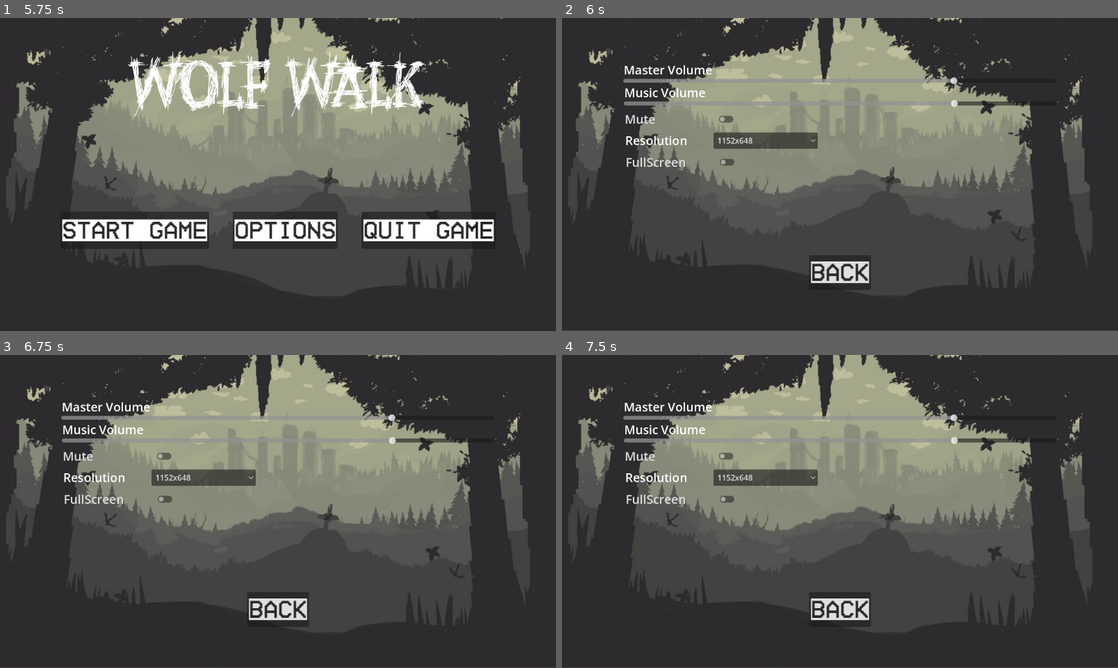
Above: before the commit, frames 1-4 (two rows, left to right).
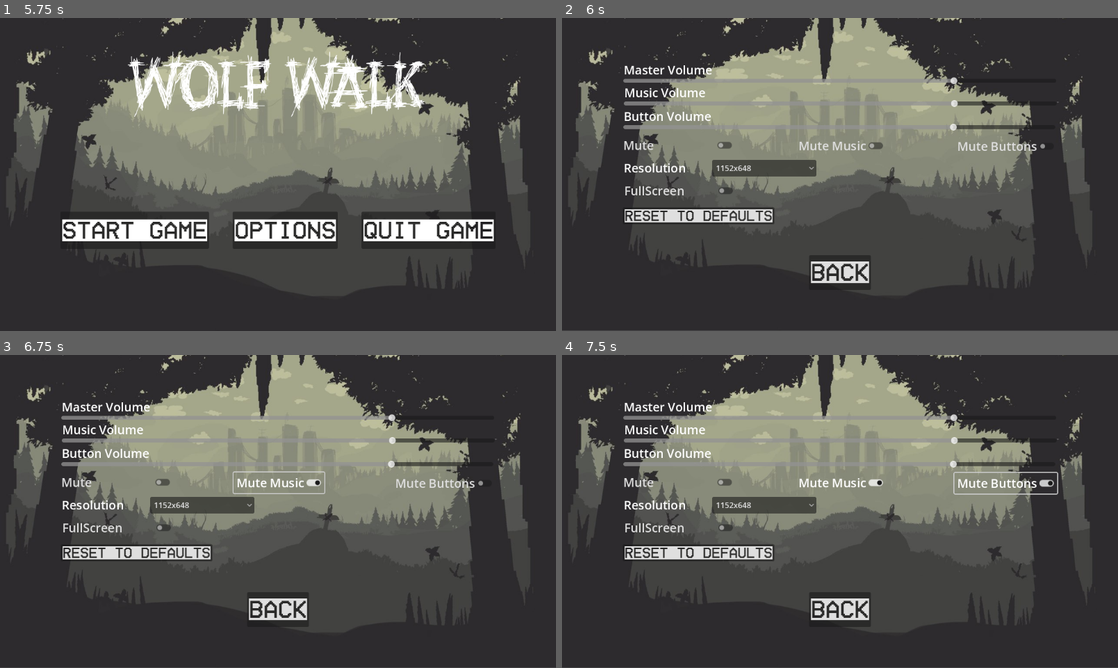
Above: after the commit, the same moments.

Repository: Webby1015/wolf-walk
Game: Godot game, scene res://Scenes/SplashScreenManager.tscn
The game is run twice, just before and just after one commit, with the same random seed, the same clock (stepped at 60 frames per second) and the same inputs.
Inputs (mouse positions are in pixels of both pictures, inside the frame that each line leads up to):
- Up to frame 1 (5.75 s): tap Enter at 0.5, 3.5 s; move the mouse to (400, 158) at 0.52 s; move the mouse to (166, 190) at 1.27 s; move the mouse to (333, 105) at 2.02 s; tap Space at 2.75 s; move the mouse to (250, 237) at 2.77 s; move the mouse to (444, 221) at 3.52 s; move the mouse to (111, 127) at 4.27 s; move the mouse to (305, 174) at 5.02 s
- Up to frame 2 (6 s): click "Options" at 5.75 s
- Up to frame 3 (6.75 s): click (278, 483) at 6.5 s, where only the run after the commit has a clickable "Mute Music"
- Up to frame 4 (7.5 s): click (1006, 483) at 7.25 s, where only the run after the commit has a clickable "Mute Buttons"

Frame 1 is identical in both runs. In frame 2, 4.6% of the frame differs, in the area x 11-87%, y 30-66%; in frame 3, 4.7%; in frame 4, 4.8%, in the area x 11-90%, y 30-66%.

Commit message:
did some code restructuring

Diff:
--- /dev/null
+++ b/Scenes/GameManager.tscn
@@ -0,0 +1,18 @@
+[gd_scene load_steps=4 format=3 uid="uid://mhurg5jy7utk"]
+
+[ext_resource type="Script" uid="uid://dupsh64fd1hx2" path="res://Scripts/game_manager.gd" id="1_m2tc1"]
+[ext_resource type="Script" uid="uid://byacqn2eftn6t" path="res://Scripts/Game Manager/navigation.gd" id="2_bwyv8"]
+[ext_resource type="Script" uid="uid://bfkqy8dw13q0m" path="res://Scripts/Game Manager/sounds.gd" id="3_7cxpe"]
+
+[node name="main" type="Node"]
+script = ExtResource("1_m2tc1")
+
+[node name="navigation" type="Node" parent="."]
+script = ExtResource("2_bwyv8")
+
+[node name="sounds" type="Node" parent="."]
+script = ExtResource("3_7cxpe")
+
+[node name="hover soound" type="AudioStreamPlayer" parent="sounds"]
+
+[node name="background track" type="AudioStreamPlayer" parent="sounds"]
--- a/Scenes/LevelSelection.tscn
+++ b/Scenes/LevelSelection.tscn
@@ -1,9 +1,8 @@
-[gd_scene load_steps=6 format=3 uid="uid://ss4td8hfgmwy"]
+[gd_scene load_steps=5 format=3 uid="uid://ss4td8hfgmwy"]
 
 [ext_resource type="Script" uid="uid://ddgcpysvqrnsg" path="res://Scripts/level_selection.gd" id="1_4sppe"]
 [ext_resource type="Texture2D" uid="uid://cydnohtkyqag0" path="res://Assets/Level-background/Main_menu.jpg" id="1_uu1jp"]
 [ext_resource type="FontFile" uid="uid://kb47qdt1kowx" path="res://Assets/Fonts/HomeVideoBold-R90Dv.ttf" id="2_68pxg"]
-[ext_resource type="AudioStream" uid="uid://c1bgbg5vdvhd8" path="res://Assets/Sounds/hoverOver.mp3" id="4_o87qn"]
 
 [sub_resource type="StyleBoxTexture" id="StyleBoxTexture_68pxg"]
 texture = ExtResource("1_uu1jp")
@@ -43,8 +42,5 @@
 theme_override_font_sizes/font_size = 50
 text = "back"
 
-[node name="HoverSound" type="AudioStreamPlayer" parent="."]
-stream = ExtResource("4_o87qn")
-
 [connection signal="mouse_entered" from="back" to="." method="_on_back_mouse_entered"]
 [connection signal="pressed" from="back" to="." method="_on_back_pressed"]
--- a/Scenes/MainMenu.tscn
+++ b/Scenes/MainMenu.tscn
@@ -1,10 +1,9 @@
-[gd_scene load_steps=8 format=3 uid="uid://bo243xsagt5mp"]
+[gd_scene load_steps=7 format=3 uid="uid://bo243xsagt5mp"]
 
 [ext_resource type="Script" uid="uid://b05xex5jnvbp0" path="res://Scripts/main_menu.gd" id="1_ghw46"]
 [ext_resource type="Texture2D" uid="uid://cydnohtkyqag0" path="res://Assets/Level-background/Main_menu.jpg" id="1_tt5f1"]
 [ext_resource type="FontFile" uid="uid://dd6o246n81vep" path="res://Assets/Fonts/SuperRugged-4nBy9.ttf" id="2_853f1"]
 [ext_resource type="FontFile" uid="uid://kb47qdt1kowx" path="res://Assets/Fonts/HomeVideoBold-R90Dv.ttf" id="3_8saeu"]
-[ext_resource type="AudioStream" uid="uid://c1bgbg5vdvhd8" path="res://Assets/Sounds/hoverOver.mp3" id="5_df05h"]
 
 [sub_resource type="StyleBoxTexture" id="StyleBoxTexture_853f1"]
 texture = ExtResource("1_tt5f1")
@@ -85,9 +84,6 @@
 theme_override_styles/focus = SubResource("StyleBoxEmpty_8saeu")
 text = "Quit Game"
 
-[node name="HoverSound" type="AudioStreamPlayer" parent="."]
-stream = ExtResource("5_df05h")
-
 [connection signal="mouse_entered" from="HBoxContainer/StartButton" to="." method="_on_start_mouse_entered"]
 [connection signal="pressed" from="HBoxContainer/StartButton" to="." method="_on_start_pressed"]
 [connection signal="mouse_entered" from="HBoxContainer/OptionsButton" to="." method="_on_options_mouse_entered"]
--- a/Scenes/Options.tscn
+++ b/Scenes/Options.tscn
@@ -3,7 +3,6 @@
 [ext_resource type="Script" uid="uid://vot3tmfadcni" path="res://Scripts/options.gd" id="1_5hy3q"]
 [ext_resource type="Texture2D" uid="uid://cydnohtkyqag0" path="res://Assets/Level-background/Main_menu.jpg" id="1_qqnya"]
 [ext_resource type="FontFile" uid="uid://kb47qdt1kowx" path="res://Assets/Fonts/HomeVideoBold-R90Dv.ttf" id="2_hg628"]
-[ext_resource type="AudioStream" uid="uid://c1bgbg5vdvhd8" path="res://Assets/Sounds/hoverOver.mp3" id="4_cbhj7"]
 
 [sub_resource type="StyleBoxTexture" id="StyleBoxTexture_hg628"]
 texture = ExtResource("1_qqnya")
@@ -11,6 +10,8 @@
 [sub_resource type="StyleBoxEmpty" id="StyleBoxEmpty_cbhj7"]
 
 [sub_resource type="StyleBoxEmpty" id="StyleBoxEmpty_q4at1"]
+
+[sub_resource type="StyleBoxEmpty" id="StyleBoxEmpty_5hy3q"]
 
 [node name="Control" type="Control"]
 layout_mode = 3
@@ -32,6 +33,22 @@
 grow_vertical = 2
 theme_override_styles/panel = SubResource("StyleBoxTexture_hg628")
 
+[node name="Master Volume Label" type="Label" parent="Panel"]
+layout_mode = 1
+anchors_preset = 8
+anchor_left = 0.5
+anchor_top = 0.5
+anchor_right = 0.5
+anchor_bottom = 0.5
+offset_left = -448.0
+offset_top = -233.0
+offset_right = -265.0
+offset_bottom = -198.0
+grow_horizontal = 2
+grow_vertical = 2
+theme_override_font_sizes/font_size = 25
+text = "Master Volume"
+
 [node name="Master Volume" type="HSlider" parent="Panel"]
 layout_mode = 1
 anchors_preset = 8
@@ -48,38 +65,6 @@
 min_value = -80.0
 max_value = 24.0
 
-[node name="Master Volume Label" type="Label" parent="Panel"]
-layout_mode = 1
-anchors_preset = 8
-anchor_left = 0.5
-anchor_top = 0.5
-anchor_right = 0.5
-anchor_bottom = 0.5
-offset_left = -448.0
-offset_top = -233.0
-offset_right = -265.0
-offset_bottom = -198.0
-grow_horizontal = 2
-grow_vertical = 2
-theme_override_font_sizes/font_size = 25
-text = "Master Volume"
-
-[node name="Music Volume" type="HSlider" parent="Panel"]
-layout_mode = 1
-anchors_preset = 8
-anchor_left = 0.5
-anchor_top = 0.5
-anchor_right = 0.5
-anchor_bottom = 0.5
-offset_left = -448.0
-offset_top = -154.0
-offset_right = 449.0
-offset_bottom = -138.0
-grow_horizontal = 2
-grow_vertical = 2
-min_value = -80.0
-max_value = 24.0
-
 [node name="Music Volume Label" type="Label" parent="Panel"]
 layout_mode = 1
 anchors_preset = 8
@@ -96,6 +81,54 @@
 theme_override_font_sizes/font_size = 25
 text = "Music Volume"
 
+[node name="Music Volume" type="HSlider" parent="Panel"]
+layout_mode = 1
+anchors_preset = 8
+anchor_left = 0.5
+anchor_top = 0.5
+anchor_right = 0.5
+anchor_bottom = 0.5
+offset_left = -448.0
+offset_top = -154.0
+offset_right = 449.0
+offset_bottom = -138.0
+grow_horizontal = 2
+grow_vertical = 2
+min_value = -80.0
+max_value = 24.0
+
+[node name="Button Volume Label" type="Label" parent="Panel"]
+layout_mode = 1
+anchors_preset = 8
+anchor_left = 0.5
+anchor_top = 0.5
+anchor_right = 0.5
+anchor_bottom = 0.5
+offset_left = -448.0
+offset_top = -137.0
+offset_right = -265.0
+offset_bottom = -102.0
+grow_horizontal = 2
+grow_vertical = 2
+theme_override_font_sizes/font_size = 25
+text = "Button Volume"
+
+[node name="Button Volume" type="HSlider" parent="Panel"]
+layout_mode = 1
+anchors_preset = 8
+anchor_left = 0.5
+anchor_top = 0.5
+anchor_right = 0.5
+anchor_bottom = 0.5
+offset_left = -449.0
+offset_top = -107.0
+offset_right = 446.0
+offset_bottom = -87.0
+grow_horizontal = 2
+grow_vertical = 2
+min_value = -80.0
+max_value = 24.0
+
 [node name="Mute" type="CheckButton" parent="Panel"]
 layout_mode = 1
 anchors_preset = 8
@@ -103,16 +136,49 @@
 anchor_top = 0.5
 anchor_right = 0.5
 anchor_bottom = 0.5
-offset_left = -452.0
-offset_top = -135.0
-offset_right = -214.0
-offset_bottom = -92.0
+offset_left = -455.0
+offset_top = -81.0
+offset_right = -217.0
+offset_bottom = -38.0
 grow_horizontal = 2
 grow_vertical = 2
 theme_override_font_sizes/font_size = 25
 theme_override_styles/focus = SubResource("StyleBoxEmpty_cbhj7")
 text = "Mute"
 
+[node name="Mute Music" type="CheckButton" parent="Panel"]
+layout_mode = 1
+anchors_preset = 8
+anchor_left = 0.5
+anchor_top = 0.5
+anchor_right = 0.5
+anchor_bottom = 0.5
+offset_left = -92.0
+offset_top = -80.5
+offset_right = 96.0
+offset_bottom = -37.5
+grow_horizontal = 2
+grow_vertical = 2
+theme_override_font_sizes/font_size = 25
+text = "Mute Music"
+
+[node name="Mute Buttons" type="CheckButton" parent="Panel"]
+layout_mode = 1
+anchors_preset = 8
+anchor_left = 0.5
+anchor_top = 0.5
+anchor_right = 0.5
+anchor_bottom = 0.5
+offset_left = 236.5
+offset_top = -79.5
+offset_right = 449.5
+offset_bottom = -36.5
+grow_horizontal = 2
+grow_vertical = 2
+theme_override_font_sizes/font_size = 25
+text = "Mute Buttons
+"
+
 [node name="Resolution Label" type="Label" parent="Panel"]
 layout_mode = 1
 anchors_preset = 8
@@ -120,10 +186,10 @@
 anchor_top = 0.5
 anchor_right = 0.5
 anchor_bottom = 0.5
-offset_left = -445.0
-offset_top = -87.0
-offset_right = -262.0
-offset_bottom = -52.0
+offset_left = -448.0
+offset_top = -30.0
+offset_right = -265.0
+offset_bottom = 5.0
 grow_horizontal = 2
 grow_vertical = 2
 theme_override_font_sizes/font_size = 25
@@ -136,10 +202,10 @@
 anchor_top = 0.5
 anchor_right = 0.5
 anchor_bottom = 0.5
-offset_left = -262.0
-offset_top = -86.0
-offset_right = -46.0
-offset_bottom = -52.0
+offset_left = -265.0
+offset_top = -29.0
+offset_right = -49.0
+offset_bottom = 5.0
 grow_horizontal = 2
 grow_vertical = 2
 theme_override_styles/focus = SubResource("StyleBoxEmpty_q4at1")
@@ -161,15 +227,33 @@
 anchor_top = 0.5
 anchor_right = 0.5
 anchor_bottom = 0.5
-offset_left = -450.0
-offset_top = -46.0
-offset_right = -212.0
-offset_bottom = -3.0
+offset_left = -453.0
+offset_top = 13.0
+offset_right = -215.0
+offset_bottom = 56.0
 grow_horizontal = 2
 grow_vertical = 2
 theme_override_font_sizes/font_size = 25
 theme_override_styles/focus = SubResource("StyleBoxEmpty_cbhj7")
 text = "FullScreen"
+
+[node name="reset" type="Button" parent="Panel"]
+layout_mode = 1
+anchors_preset = 8
+anchor_left = 0.5
+anchor_top = 0.5
+anchor_right = 0.5
+anchor_bottom = 0.5
+offset_left = -450.0
+offset_top = 69.0
+offset_right = -136.0
+offset_bottom = 104.0
+grow_horizontal = 2
+grow_vertical = 2
+theme_override_fonts/font = ExtResource("2_hg628")
+theme_override_font_sizes/font_size = 30
+theme_override_styles/focus = SubResource("StyleBoxEmpty_5hy3q")
+text = "Reset To Defaults"
 
 [node name="back" type="Button" parent="."]
 layout_mode = 1
@@ -187,9 +271,6 @@
 theme_override_fonts/font = ExtResource("2_hg628")
 theme_override_font_sizes/font_size = 50
 text = "Back"
-
-[node name="HoverSound" type="AudioStreamPlayer" parent="."]
-stream = ExtResource("4_cbhj7")
 
 [connection signal="value_changed" from="Panel/Master Volume" to="." method="_on_master_volume_value_changed"]
 [connection signal="value_changed" from="Panel/Music Volume" to="." method="_on_music_volume_value_changed"]
--- /dev/null
+++ b/Scenes/SettingsManager.tscn
@@ -0,0 +1,8 @@
+[gd_scene load_steps=2 format=3 uid="uid://68ry35wpcpxg"]
+
+[sub_resource type="GDScript" id="GDScript_1s0dk"]
+script/source = "extends Node
+"
+
+[node name="Node" type="Node"]
+script = SubResource("GDScript_1s0dk")
--- a/Scenes/musicManager.tscn
+++ /dev/null
@@ -1,6 +0,0 @@
-[gd_scene load_steps=2 format=3 uid="uid://bu1mfubse8wds"]
-
-[ext_resource type="Script" uid="uid://dvy7s6fo8yvkp" path="res://Scripts/music_manager.gd" id="1_7lg80"]
-
-[node name="AudioStreamPlayer" type="AudioStreamPlayer"]
-script = ExtResource("1_7lg80")
--- /dev/null
+++ b/Scripts/Game Manager/navigation.gd
@@ -0,0 +1,13 @@
+extends Node
+
+func to_mainmenu()->void:
+	get_tree().change_scene_to_file("res://Scenes/MainMenu.tscn")
+
+func to_levelSelection()->void:
+	get_tree().change_scene_to_file("res://Scenes/LevelSelection.tscn")
+
+func to_options()->void:
+	get_tree().change_scene_to_file("res://Scenes/Options.tscn")
+
+func quit_game()->void:
+	get_tree().quit()
--- /dev/null
+++ b/Scripts/Game Manager/sounds.gd
@@ -0,0 +1,50 @@
+extends Node
+
+const bgmusic = preload("res://Assets/Sounds/gameBackground.mp3")
+const buttonSound = preload("res://Assets/Sounds/hoverOver.mp3")
+
+@onready var BackgroundTrack: AudioStreamPlayer = $"background track"
+@onready var hover_soound: AudioStreamPlayer = $"hover soound"
+
+var defaultSettings = {
+	"MasterVolume":-10.0,
+	"MusicVolume":0.0,
+	"ButtonVolume":0.0,
+	"MuteMaster":false,
+	"MuteMusic":false,
+	"MuteButton":false,
+	"resolution":3,
+	"fullScreen":true
+	}
+
+func _play_Bgmusic(music:AudioStream,volume = 0.0) :
+	if BackgroundTrack.stream == music:
+		return
+	BackgroundTrack.stream = music
+	BackgroundTrack.volume_db = volume
+	BackgroundTrack.play()
+
+func play_bg_music():
+	_play_Bgmusic(bgmusic)
+
+func change_music_volume(new_volume: float):
+	BackgroundTrack.volume_db = new_volume
+
+func mute_music():
+	if BackgroundTrack.volume_db!=0.0:
+		BackgroundTrack.volume_db = -80
+		return true
+	else:
+		BackgroundTrack = defaultSettings["MusicVolume"]
+		return false
+
+func _hover_sound(sound:AudioStream,volume = 0.0):
+	hover_soound.stream = sound
+	hover_soound.volume_db = volume
+	hover_soound.play()
+
+func hoverSound():
+	_hover_sound(buttonSound)
+
+func change_hover_Volume(new_volume:float):
+	hover_soound.volume_db=new_volume
--- a/Scripts/bg_sound.gd
+++ /dev/null
@@ -1,9 +0,0 @@
-extends AudioStreamPlayer
-
-func _ready():
-	play()
-
-func _process(delta):
-
-	if not playing:
-		play()
--- /dev/null
+++ b/Scripts/game_manager.gd
@@ -0,0 +1,4 @@
+extends Node
+
+@onready var sounds: Node = $sounds
+@onready var navigation: Node = $navigation
--- a/Scripts/level_selection.gd
+++ b/Scripts/level_selection.gd
@@ -2,8 +2,7 @@
 
 
 func _on_back_pressed() -> void:
-	get_tree().change_scene_to_file("res://Scenes/MainMenu.tscn")
-
+	GameManager.navigation.to_mainmenu()
 
 func _on_back_mouse_entered() -> void:
-	$HoverSound.play()
+	GameManager.hoverSound()
--- a/Scripts/main_menu.gd
+++ b/Scripts/main_menu.gd
@@ -1,24 +1,20 @@
 extends Control
 
 
-
 func _on_start_pressed() -> void:
-	get_tree().change_scene_to_file("res://Scenes/LevelSelection.tscn")
-
+	GameManager.navigation.to_levelSelection()
 
 func _on_options_pressed() -> void:
-	get_tree().change_scene_to_file("res://Scenes/Options.tscn")
-
+	GameManager.navigation.to_options()
 
 func _on_quit_pressed() -> void:
-	get_tree().quit()
-
+	GameManager.navigation.quit_game()
 
 func _on_start_mouse_entered() -> void:
-	$HoverSound.play()
+	GameManager.sounds.hoverSound()
 
 func _on_options_mouse_entered() -> void:
-	$HoverSound.play()
+	GameManager.sounds.hoverSound()
 
 func _on_button_3_mouse_entered() -> void:
-	$HoverSound.play()
+	GameManager.sounds.hoverSound()
--- a/Scripts/music_manager.gd
+++ /dev/null
@@ -1,16 +0,0 @@
-extends AudioStreamPlayer
-
-const bgmusic = preload("res://Assets/Sounds/gameBackground.mp3")
-
-func _play_music(music:AudioStream,volume = 0.0) :
-	if stream == music:
-		return
-	stream = music
-	volume_db = volume
-	play()
-
-func play_bg_music():
-	_play_music(bgmusic)
-
-func change_volume(new_volume: float):
-	volume_db = new_volume
--- a/Scripts/options.gd
+++ b/Scripts/options.gd
@@ -2,31 +2,26 @@
 
 @onready var master_volume: HSlider = $"Panel/Master Volume"
 @onready var music_volume: HSlider = $"Panel/Music Volume"
-@onready var mute: CheckButton = $Panel/Mute
-@onready var resolution: OptionButton = $Panel/Resolution
 @onready var full_screen: CheckButton = $Panel/FullScreen
 
 
+
 func _ready() -> void:
-	master_volume.value = AudioServer.get_bus_volume_db(0)
-	full_screen.button_pressed = DisplayServer.window_get_mode(0) == DisplayServer.WINDOW_MODE_FULLSCREEN
 	pass
 
+
 func _on_back_pressed() -> void:
-	get_tree().change_scene_to_file("res://Scenes/MainMenu.tscn")
-
+	GameManager.navigation.to_mainmenu()
 
 func _on_back_mouse_entered() -> void:
-	$HoverSound.play()
-
+	GameManager.sounds.hoverSound()
 
 func _on_master_volume_value_changed(value: float) -> void:
 	AudioServer.set_bus_volume_db(0,value)
 
 
-
 func _on_music_volume_value_changed(value: float) -> void:
-	MusicManager.change_volume(value)
+	GameManager.sounds.change_music_volume(value)
 
 
 func _on_mute_toggled(toggled_on: bool) -> void:
--- a/Scripts/splash_screen_manager.gd
+++ b/Scripts/splash_screen_manager.gd
@@ -9,7 +9,7 @@
 @onready var splash_screen: TextureRect = $CenterContainer/TextureRect
 
 func _ready() -> void:
-	MusicManager.play_bg_music()
+	GameManager.sounds.play_bg_music()
 	fade()
 
 func fade() -> void:
--- a/project.godot
+++ b/project.godot
@@ -20,7 +20,7 @@
 
 [autoload]
 
-MusicManager="*res://Scenes/musicManager.tscn"
+GameManager="*res://Scenes/GameManager.tscn"
 
 [display]
 
Not shown, added: Scripts/Game Manager/navigation.gd.uid
Not shown, added: Scripts/Game Manager/sounds.gd.uid
Not shown, removed: Scripts/bg_sound.gd.uid
Not shown, added: Scripts/game_manager.gd.uid
Not shown, removed: Scripts/music_manager.gd.uid
